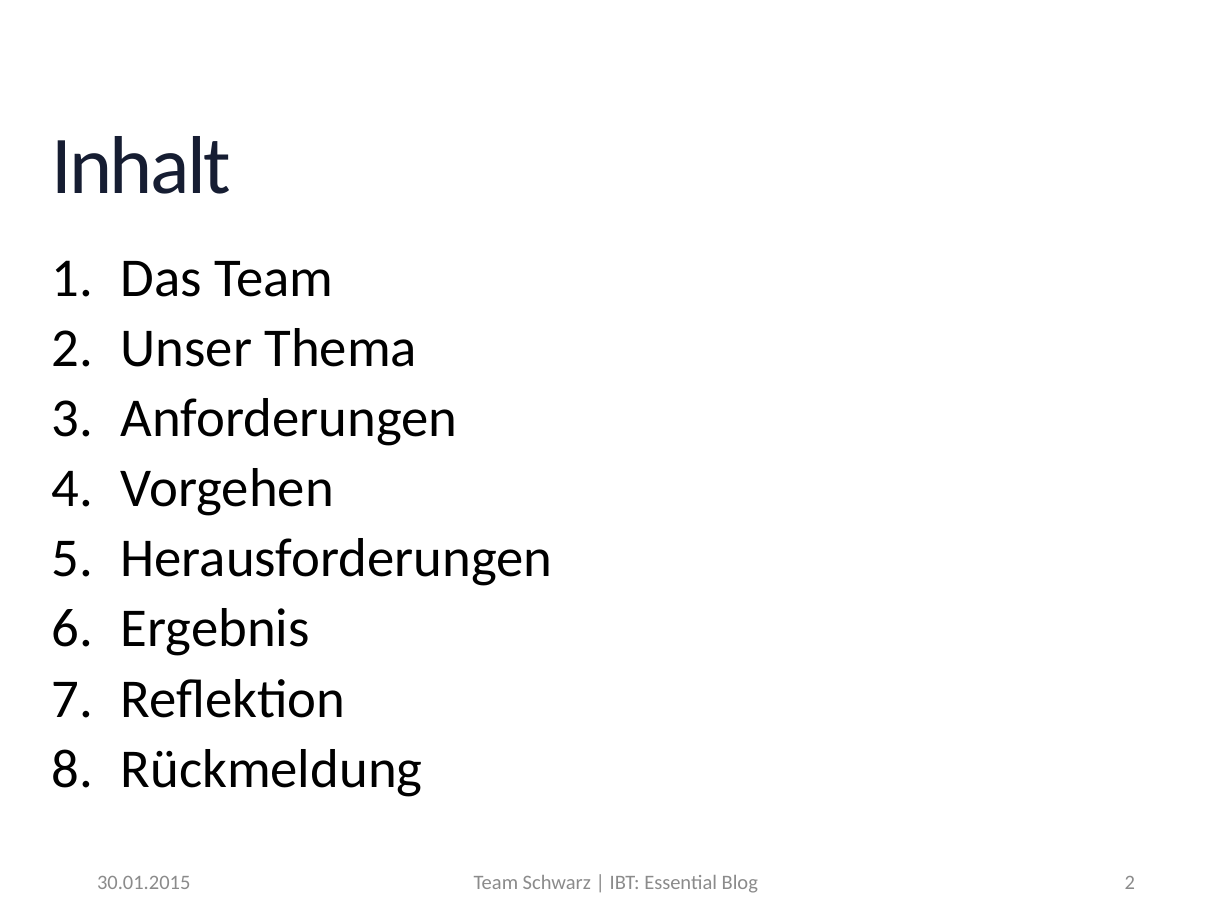
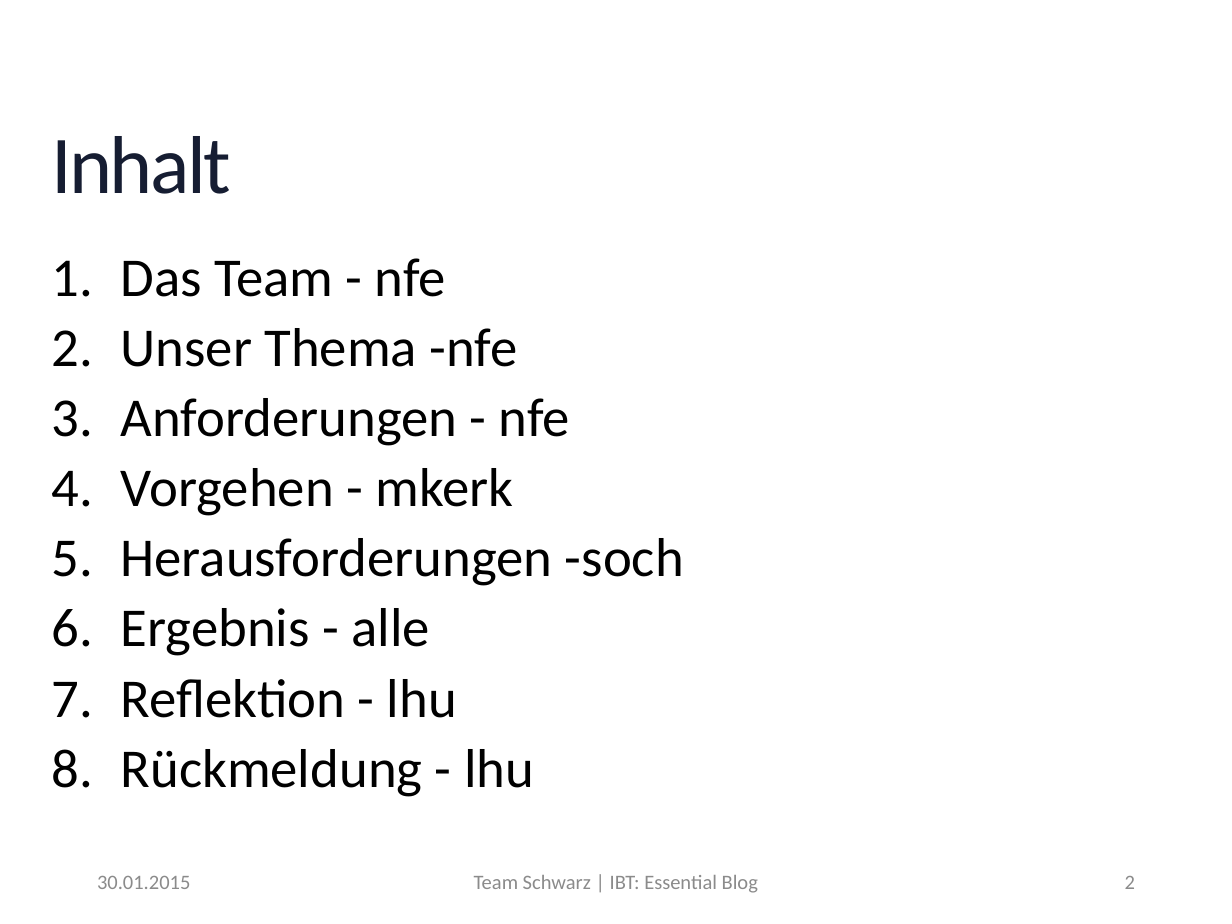
Before and after one commit to MrXXX92/EssentialBlog, a slide deck: slide 2 of Notizen/Präsentation_EssentialBlog.pptx. Drawn at 1232x924 pixels with LibreOffice and Linux fonts; fonts in the diff are those of the drawing; background and template pictures are left out. Boxes give left, top, right and bottom in pixels: in the first picture for what was removed or moved away, otherwise in the second. Text is boxed around its words. In the diff, an @@ line names an element or a change of style, - is before the commit and + after.

```diff
--- a/Notizen/Präsentation_EssentialBlog.pptx
+++ b/Notizen/Präsentation_EssentialBlog.pptx
@@ text at box(121, 258, 684, 797): text changed @@
-1. Das Team
-2. Unser Thema
-3. Anforderungen
-4. Vorgehen
-5. Herausforderungen
-6. Ergebnis
-7. Reflektion
-8. Rückmeldung
+1. Das Team - nfe
+2. Unser Thema -nfe
+3. Anforderungen - nfe
+4. Vorgehen - mkerk
+5. Herausforderungen -soch
+6. Ergebnis - alle
+7. Reflektion - lhu
+8. Rückmeldung - lhu
```
Also in this commit, not shown: 1 other slide changed.
